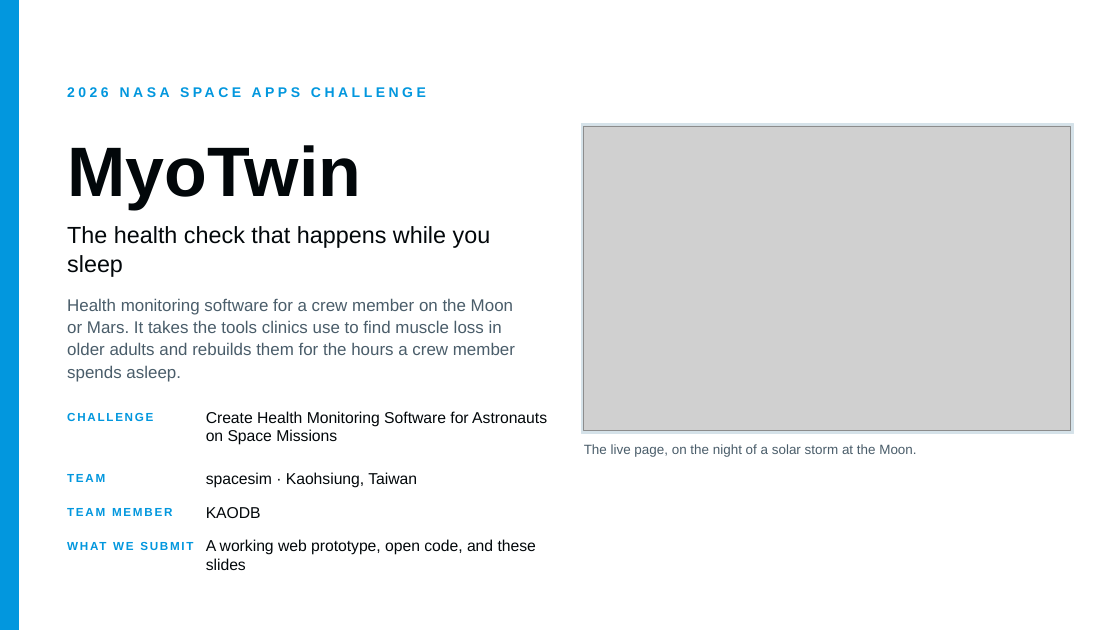
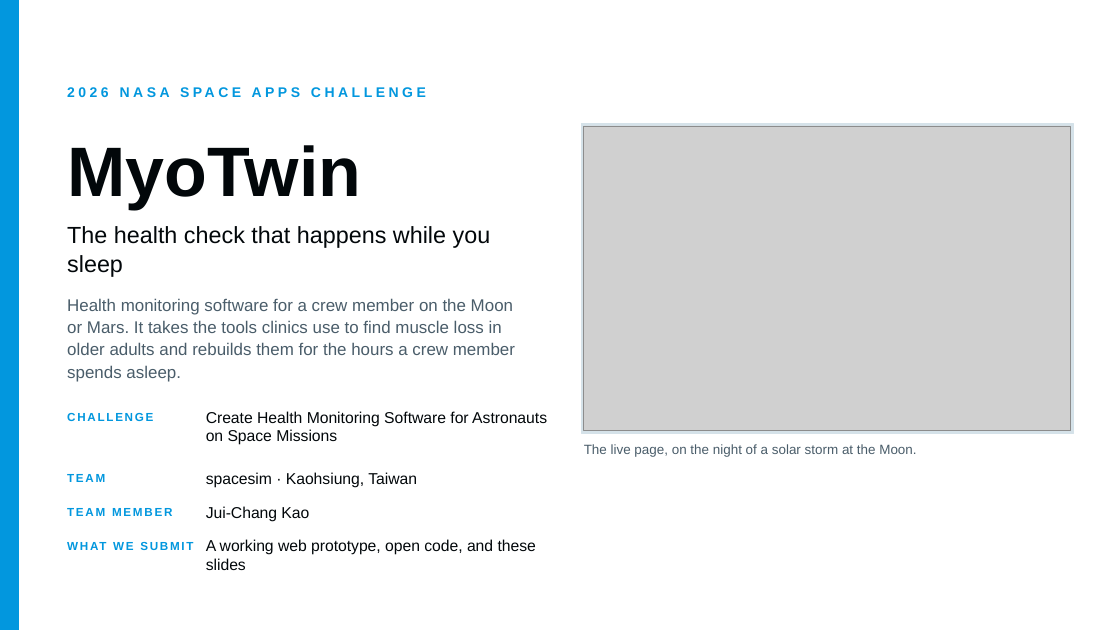
Before and after one commit to KAODB/myotwin, a slide deck: slide 1 of demo/slides/MyoTwin-demo.pptx. Drawn at 1120x630 pixels with LibreOffice and Linux fonts; fonts in the diff are those of the drawing; grey boxes stand for pictures. Boxes give left, top, right and bottom in pixels: in the first picture for what was removed or moved away, otherwise in the second. Text is boxed around its words. In the diff, an @@ line names an element or a change of style, - is before the commit and + after.

```diff
--- a/demo/slides/MyoTwin-demo.pptx
+++ b/demo/slides/MyoTwin-demo.pptx
@@ text at bbox=[206, 506, 309, 522]: text changed @@
-KAODB
+Jui-Chang Kao
```
Also in this commit, not shown: 1 other file.
